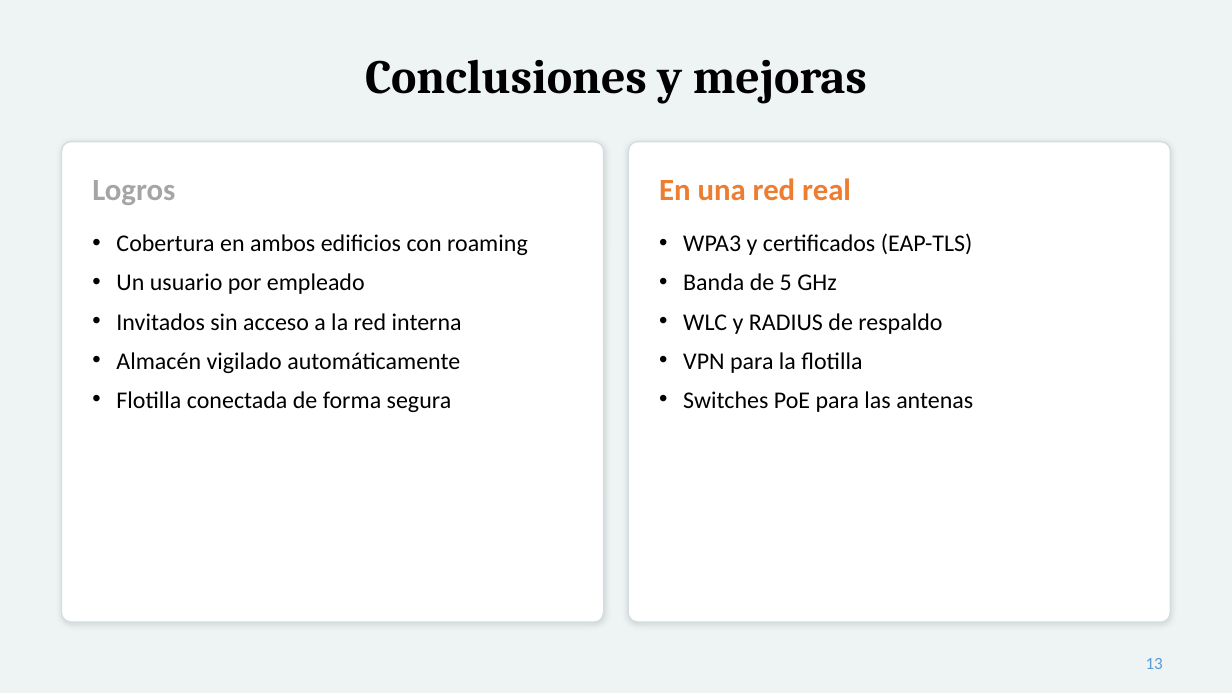
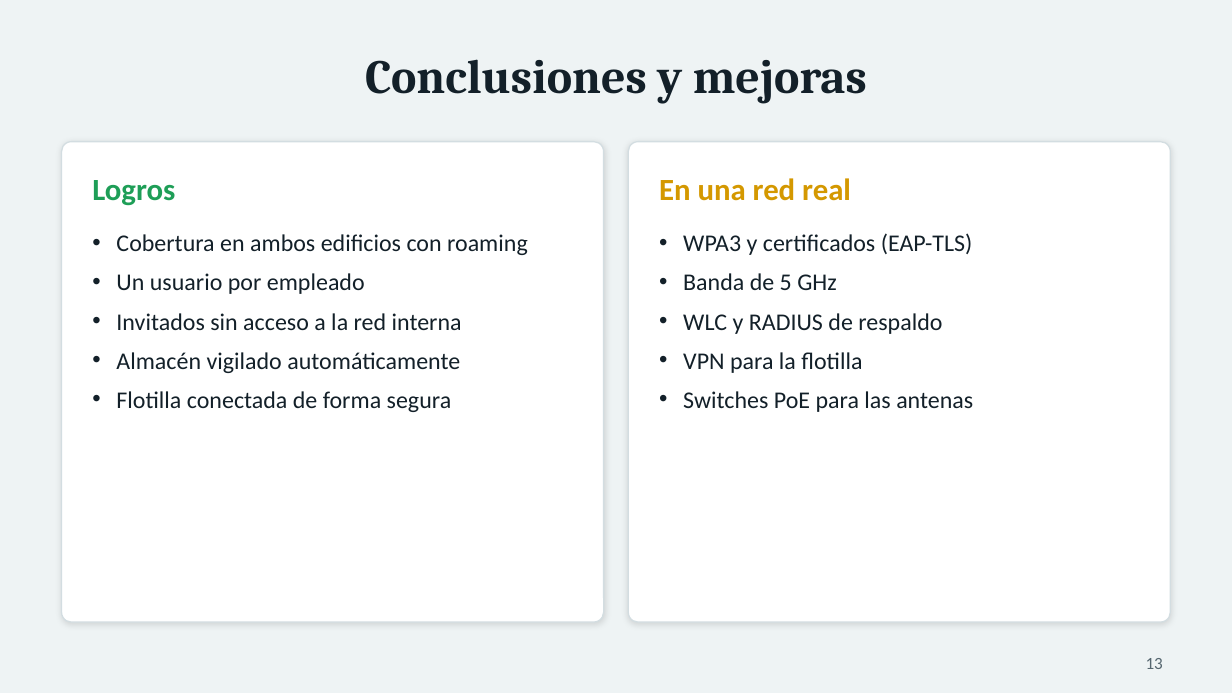
Before and after one commit to USX22/inalambricreds2, a slide deck: slide 13 of entregables/Presentacion_InnovaLogistics.pptx. Drawn at 1232x693 pixels with LibreOffice and Linux fonts; fonts in the diff are those of the drawing. Boxes give left, top, right and bottom in pixels: in the first picture for what was removed or moved away, otherwise in the second. Text is boxed around its words. In the diff, an @@ line names an element or a change of style, - is before the commit and + after.

```diff
--- a/entregables/Presentacion_InnovaLogistics.pptx
+++ b/entregables/Presentacion_InnovaLogistics.pptx
@@ text "Logros" at bbox=[92, 180, 175, 206]: text colour #A5A5A5 to #1E9E57 @@
@@ text "En una red real" at bbox=[659, 178, 851, 201]: text colour #ED7D31 to #D49800 @@
@@ text colour #000000 to #132029 in 3 elements at bbox=[365, 59, 867, 103], bbox=[116, 234, 528, 412], bbox=[683, 233, 973, 412] @@
@@ page number at bbox=[1146, 658, 1163, 669]: text colour #5B9BD5 to #55666F @@
```
Also in this commit, not shown: 13 other slides changed.
